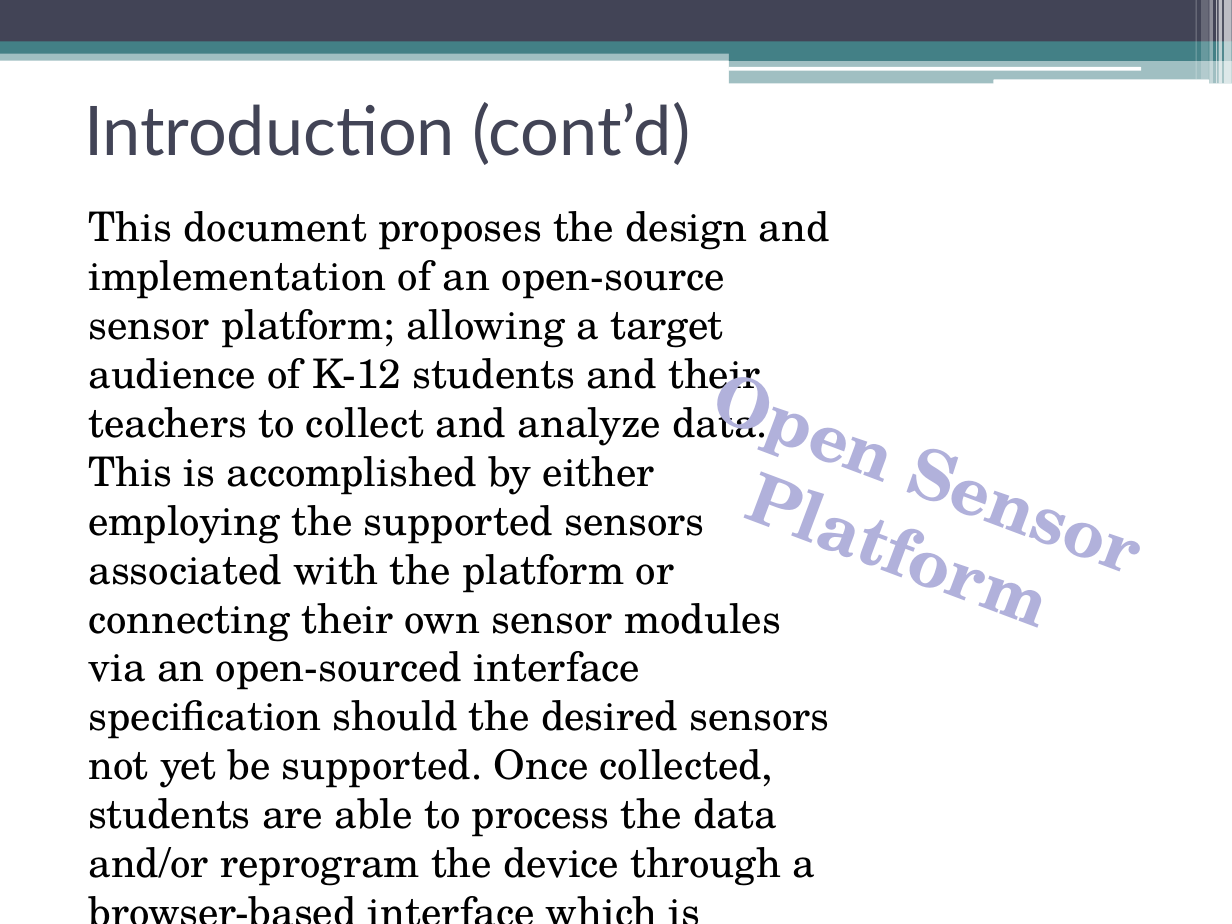
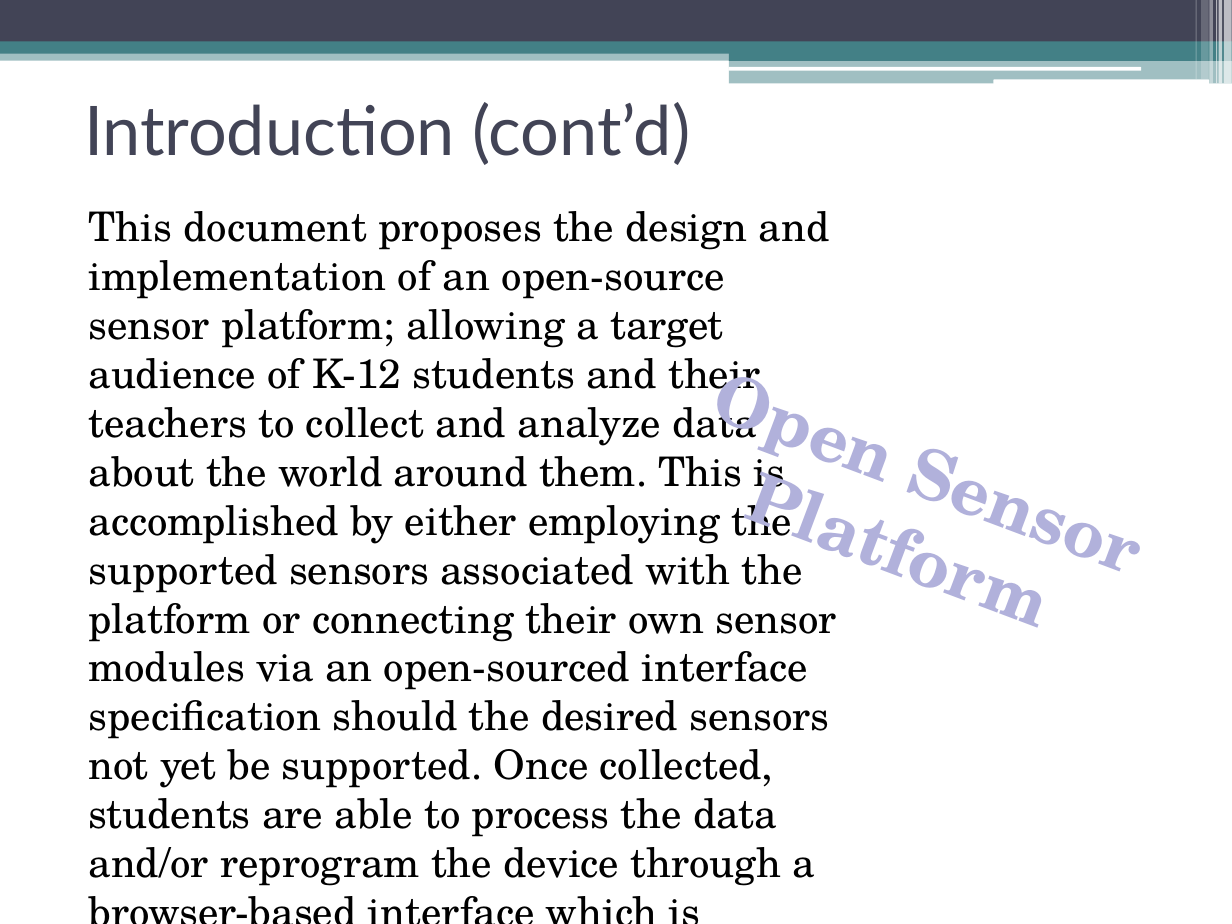
Before and after one commit to erebus-labs/sense_platform, a slide deck: slide 3 of Project Flow Documents/Project Documents/Powerpoint.pptx. Drawn at 1232x924 pixels with LibreOffice and Linux fonts; fonts in the diff are those of the drawing. Boxes give left, top, right and bottom in pixels: in the first picture for what was removed or moved away, otherwise in the second. Text is boxed around its words. In the diff, an @@ line names an element or a change of style, - is before the commit and + after.

```diff
--- a/Project Flow Documents/Project Documents/Powerpoint.pptx
+++ b/Project Flow Documents/Project Documents/Powerpoint.pptx
@@ text at [89,211,830,886]: text changed @@
-This document proposes the design and implementation of an open-source sensor platform; allowing a target audience of K-12 students and their teachers to collect and analyze data. This is accomplished by either employing the supported sensors associated with the platform or connecting their own sensor modules via an open-sourced interface specification should the desired sensors not yet be supported. Once collected, students are able to process the data and/or reprogram the device through a browser-based interface which is platform independent.
+This document proposes the design and implementation of an open-source sensor platform; allowing a target audience of K-12 students and their teachers to collect and analyze data about the world around them. This is accomplished by either employing the supported sensors associated with the platform or connecting their own sensor modules via an open-sourced interface specification should the desired sensors not yet be supported. Once collected, students are able to process the data and/or reprogram the device through a browser-based interface which is platform independent.
```
Also in this commit, not shown: 3 other slides changed, 7 other files.
